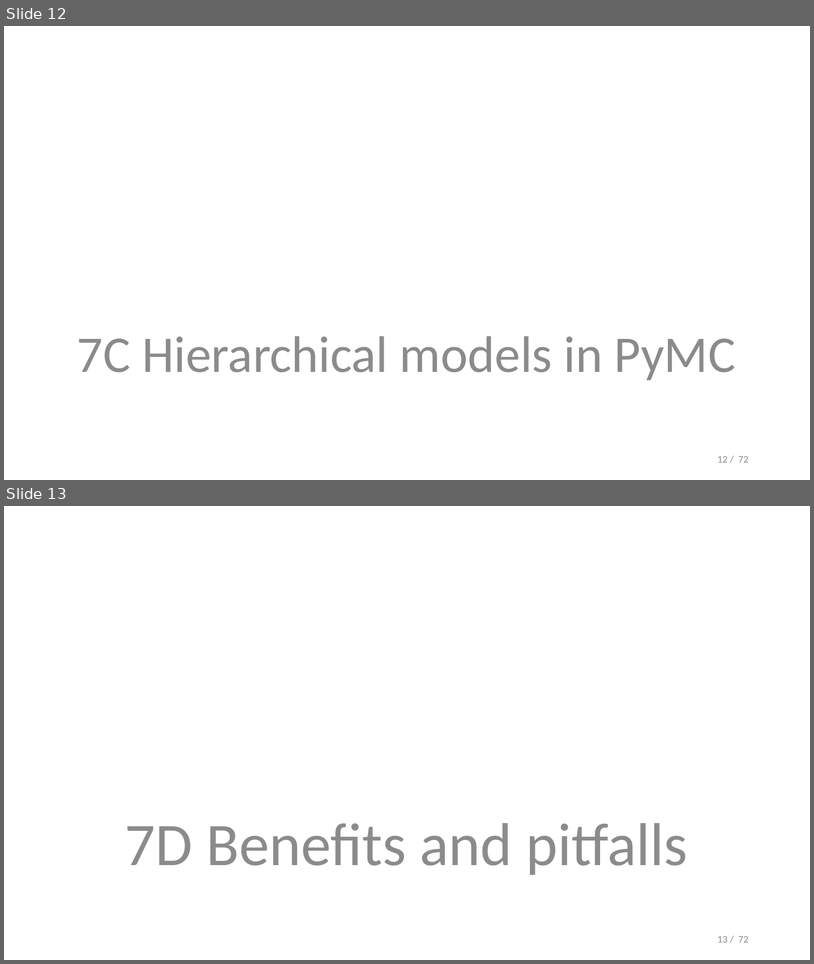
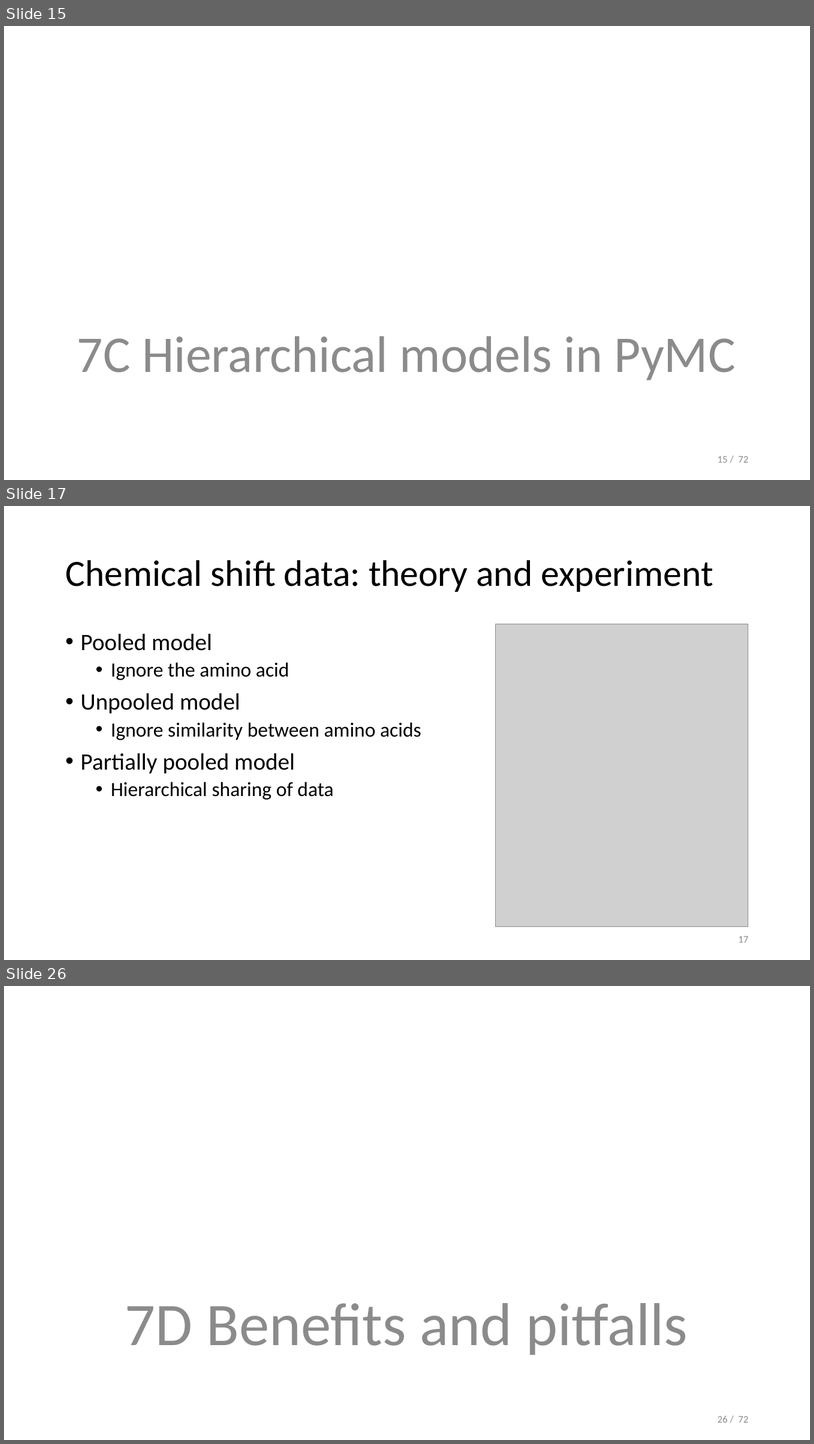
Before and after one commit to opherdonchin/StatisticalComputationAndAnalysis, a slide deck: Lectures/Lecture 7 Hierarchial models.pptx. Shown one above the other, each under a label of ours: slides 12 and 13 before the commit, slides 15, 17 and 26 after it; the slides between them are not shown. The pictures are 814x964 and 814x1444 pixels, drawn with LibreOffice and Linux fonts; fonts in the diff are those of the drawing; grey boxes stand for pictures. Boxes give left, top, right and bottom in pixels: in the first picture for what was removed or moved away, otherwise in the second. Text is boxed around its words. In the diff, an @@ line names an element or a change of style, - is before the commit and + after.

```diff
--- a/Lectures/Lecture 7 Hierarchial models.pptx
+++ b/Lectures/Lecture 7 Hierarchial models.pptx
@@ slide 17 added at [4,506,810,960], background #FFFFFF @@
@@ title added at [65,560,714,592], 44 pt, text #000000 @@
+Chemical shift data: theory and experiment
@@ picture added at [496,624,748,927] @@
@@ text added at [81,633,422,799], 24 pt, text #000000 @@
+• Pooled model
+  • Ignore the amino acid
+• Unpooled model
+  • Ignore similarity between amino acids
+• Partially pooled model
+  • Hierarchical sharing of data
@@ page number added at [738,936,749,942], 12 pt, text #8C8C8C @@
+17
@@ what was slide 12 is now slide 15 @@
@@ page number at [718,456,749,462]: text changed @@
-12 / 72
+15 / 72
@@ what was slide 13 is now slide 26 @@
@@ page number at [718,1416,749,1422]: text changed @@
-13 / 72
+26 / 72
```
Also in this commit, not shown: 3 slides changed, 13 other slides added, 1 slide removed, 7 other files.
